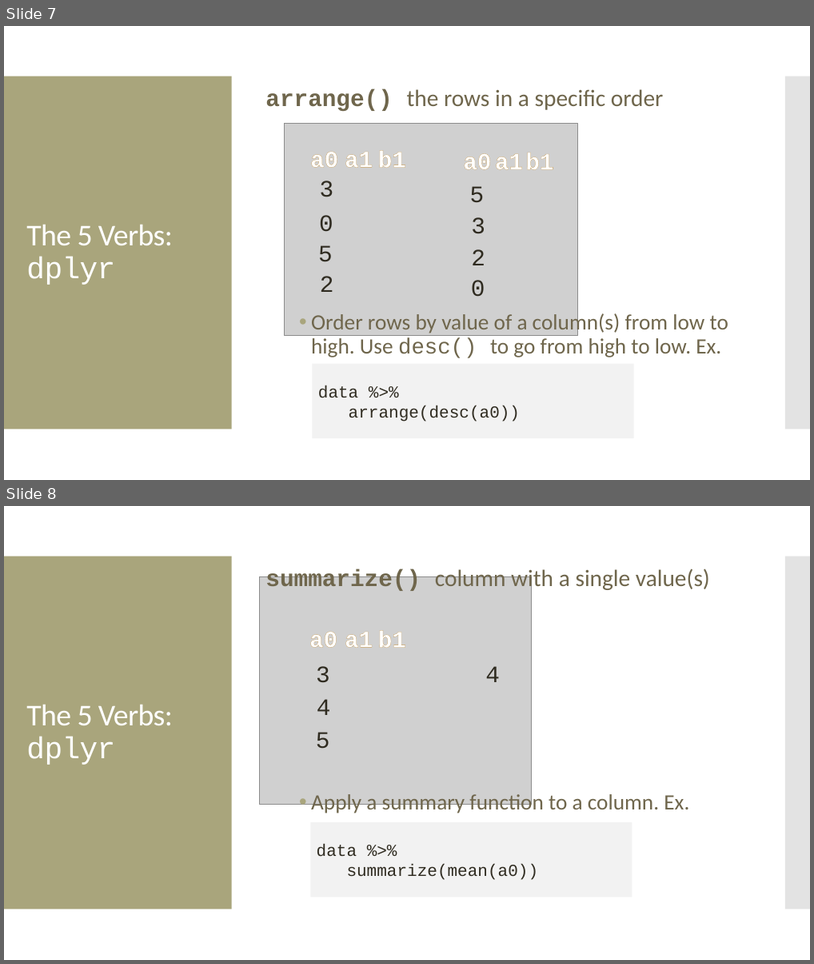
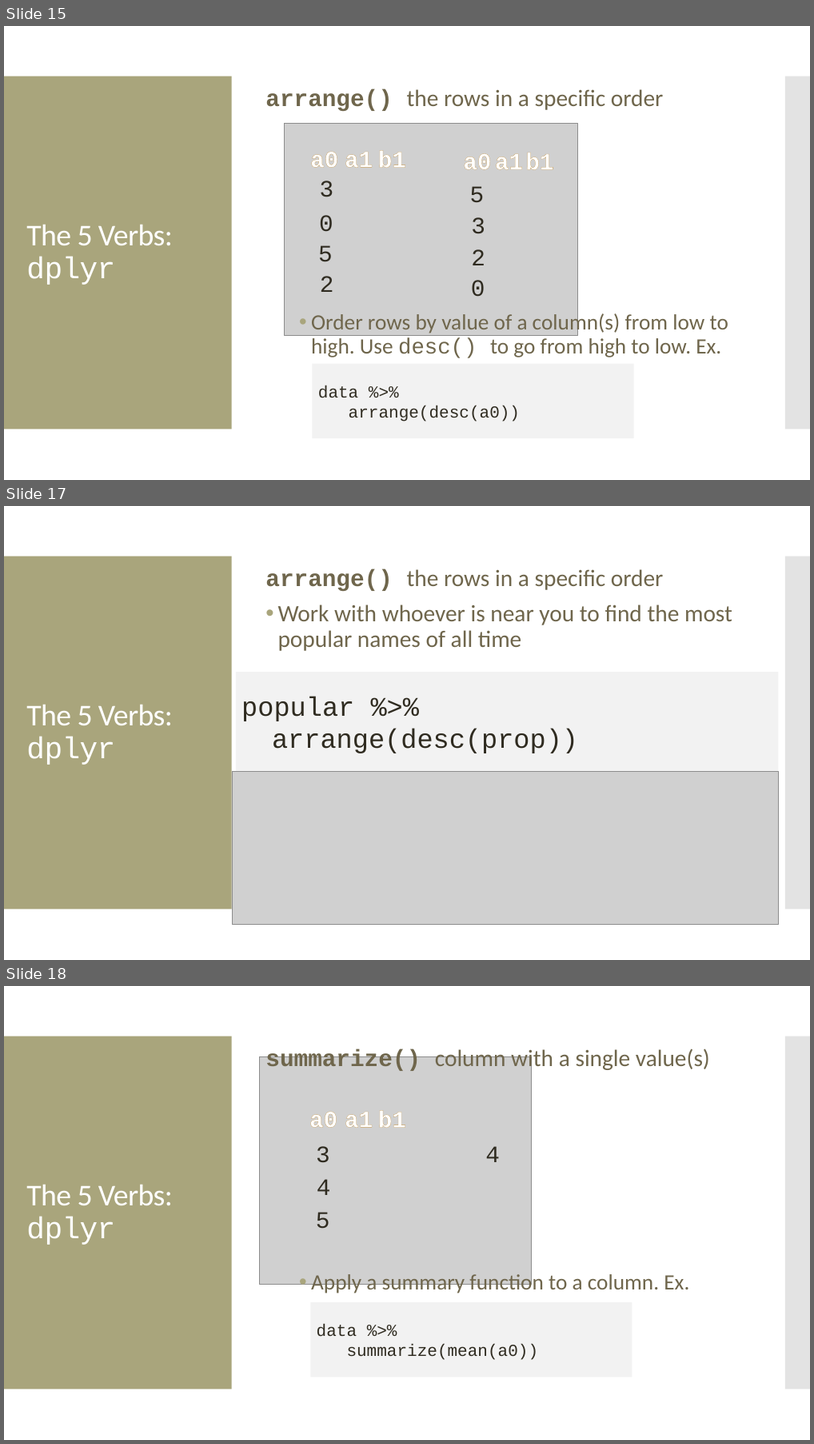
Before and after one commit to amosca01/Intro-DS-F23, a slide deck: slides/10-data-wrangling-mutate-arr-sum.pptx. Shown one above the other, each under a label of ours: slides 7 and 8 before the commit, slides 15, 17 and 18 after it; the slides between them are not shown. The pictures are 814x964 and 814x1444 pixels, drawn with LibreOffice and Linux fonts; fonts in the diff are those of the drawing; grey boxes stand for pictures. Boxes give left, top, right and bottom in pixels: in the first picture for what was removed or moved away, otherwise in the second. Text is boxed around its words. In the diff, an @@ line names an element or a change of style, - is before the commit and + after.

```diff
--- a/slides/10-data-wrangling-mutate-arr-sum.pptx
+++ b/slides/10-data-wrangling-mutate-arr-sum.pptx
@@ slide 17 added at bbox=[4, 506, 810, 960], background #FFFFFF; not listed: 2 template elements that a slide beside it also shows @@
@@ text added at bbox=[266, 569, 733, 651], 28 pt, text #6F664C @@
+arrange() the rows in a specific order
+• Work with whoever is near you to find the most popular names of all time
@@ rectangle added at bbox=[236, 672, 779, 771], fill #F2F2F2, 32 pt, text #2F2B20 @@
+popular %>%
+arrange(desc(prop))
@@ title added at bbox=[26, 704, 173, 764], 36 pt, text #FFFFFF @@
+The 5 Verbs: dplyr
@@ picture added at bbox=[233, 771, 779, 924] @@
@@ what was slide 7 is now slide 15 @@
@@ what was slide 8 is now slide 18 @@
```
Also in this commit, not shown: 1 slide changed, 13 other slides added, 2 other files.
